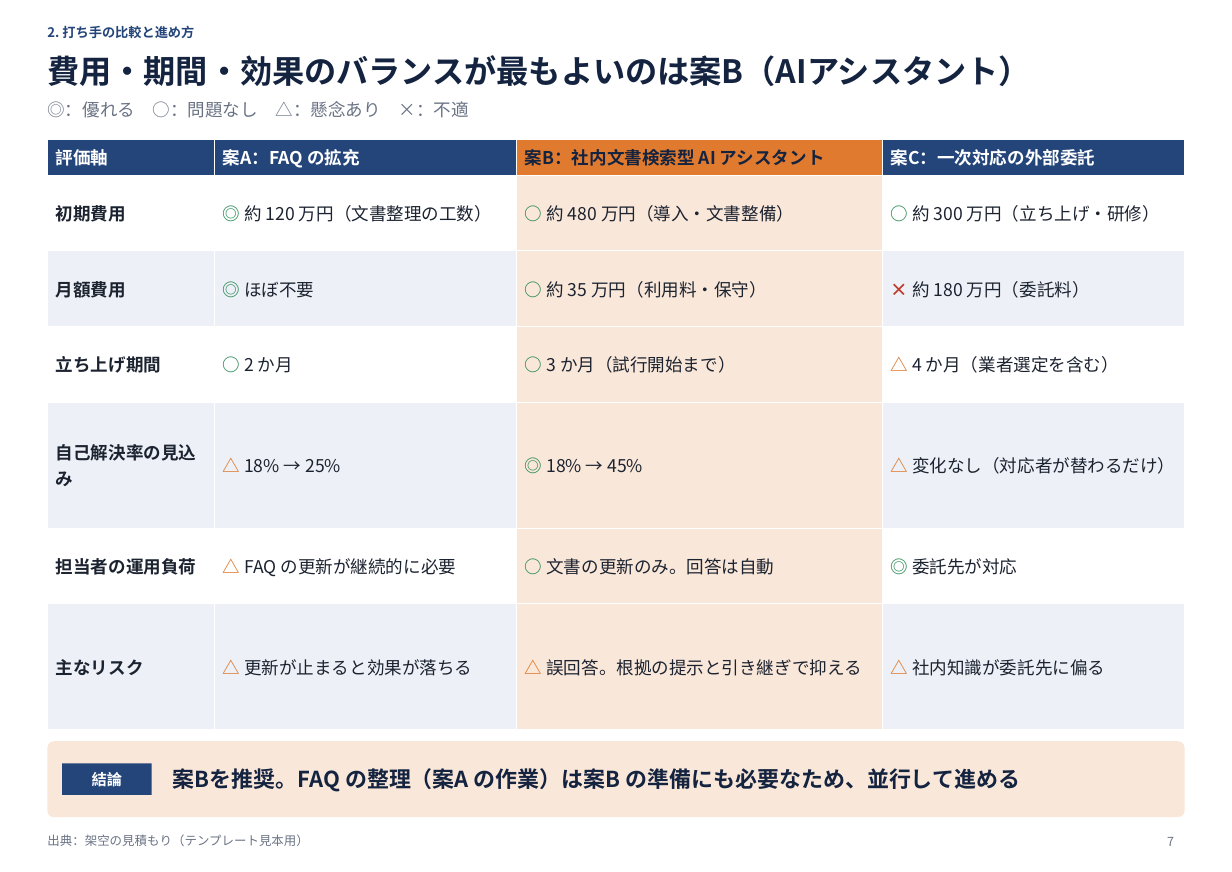
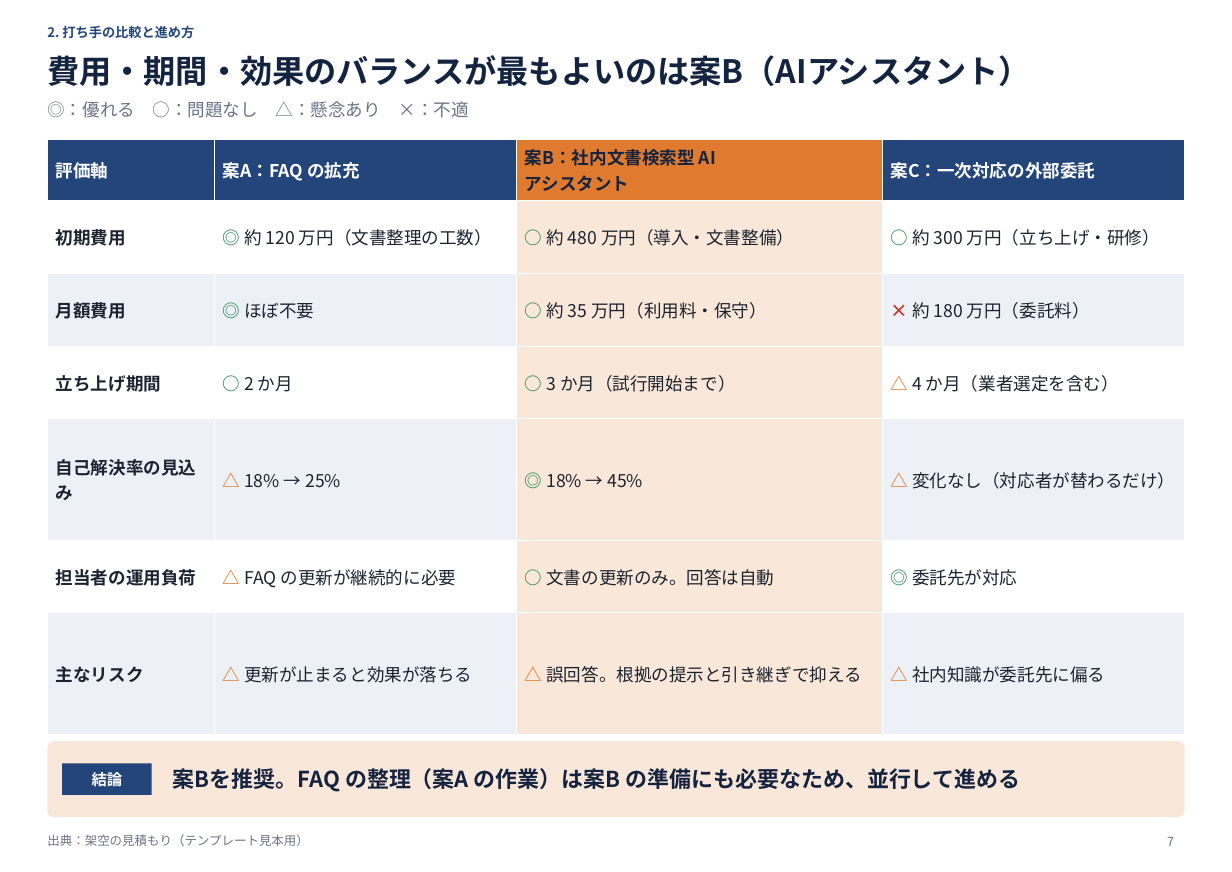
Before and after one commit to sibyl2501/claude_pptx_making, a slide deck: slide 7 of dist/business_report.pptx. Drawn at 1232x872 pixels with LibreOffice and Linux fonts; fonts in the diff are those of the drawing. Boxes give left, top, right and bottom in pixels: in the first picture for what was removed or moved away, otherwise in the second. Text is boxed around its words. In the diff, an @@ line names an element or a change of style, - is before the commit and + after.

```diff
--- a/dist/business_report.pptx
+++ b/dist/business_report.pptx
@@ table at (47,139,1185,687) @@
-row 1, column 3: 案B：社内文書検索型 AI アシスタント
+row 1, column 3: 案B：社内文書検索型 AI / アシスタント
```
Also in this commit, not shown: 4 other slides changed, 25 other files.
